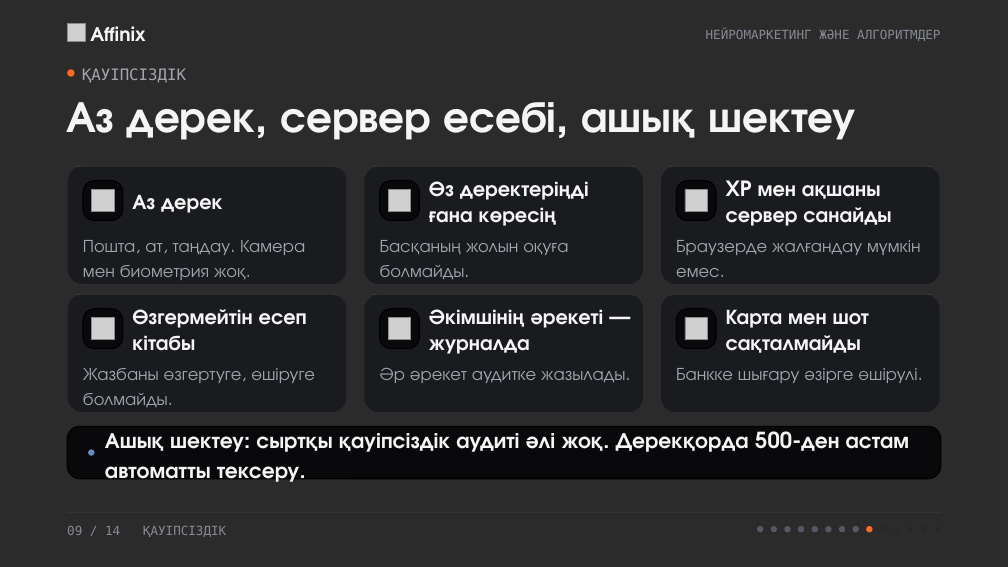
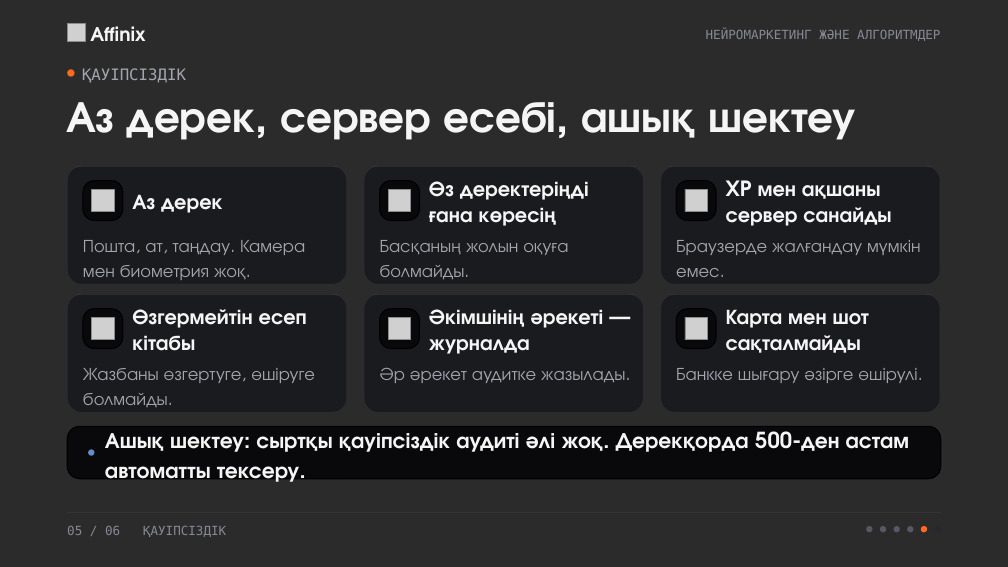
Before and after one commit to NUREKE178/affinix, a slide deck: slide 5 of presentation/neuromarketing/neuromarketing.pptx (slide 9 before the commit). Drawn at 1008x567 pixels with LibreOffice and Linux fonts; fonts in the diff are those of the drawing; grey boxes stand for pictures; background and template pictures are left out; a plain dark background stands for a picture behind light text. Boxes give left, top, right and bottom in pixels: in the first picture for what was removed or moved away, otherwise in the second. Text is boxed around its words. In the diff, an @@ line names an element or a change of style, - is before the commit and + after.

```diff
--- a/presentation/neuromarketing/neuromarketing.pptx
+++ b/presentation/neuromarketing/neuromarketing.pptx
@@ text at box(67, 526, 226, 537): text changed @@
-09 / 14 ҚАУІПСІЗДІК
+05 / 06 ҚАУІПСІЗДІК
@@ ellipse removed at box(757, 526, 763, 532) @@
@@ ellipse removed at box(771, 526, 777, 532) @@
@@ ellipse removed at box(785, 526, 791, 532) @@
@@ ellipse removed at box(799, 526, 805, 532) @@
@@ ellipse: place and size @@
-ellipse at box(853, 526, 859, 532)
+ellipse at box(867, 526, 873, 532)
@@ ellipse: place and size @@
-ellipse at box(839, 526, 845, 532)
+ellipse at box(880, 526, 886, 532)
@@ ellipse removed at box(880, 526, 886, 532) @@
@@ ellipse: place and size @@
-ellipse at box(826, 526, 832, 532)
+ellipse at box(894, 526, 900, 532)
@@ ellipse removed at box(894, 526, 900, 532) @@
@@ ellipse: place and size @@
-ellipse at box(812, 526, 818, 532)
+ellipse at box(907, 526, 913, 532)
@@ ellipse removed at box(907, 526, 913, 532) @@
@@ ellipse: place and size @@
-ellipse at box(867, 526, 873, 532)
+ellipse at box(921, 526, 927, 532)
@@ ellipse removed at box(921, 526, 927, 532) @@
```
Also in this commit, not shown: 12 other slides changed, 9 other files.
